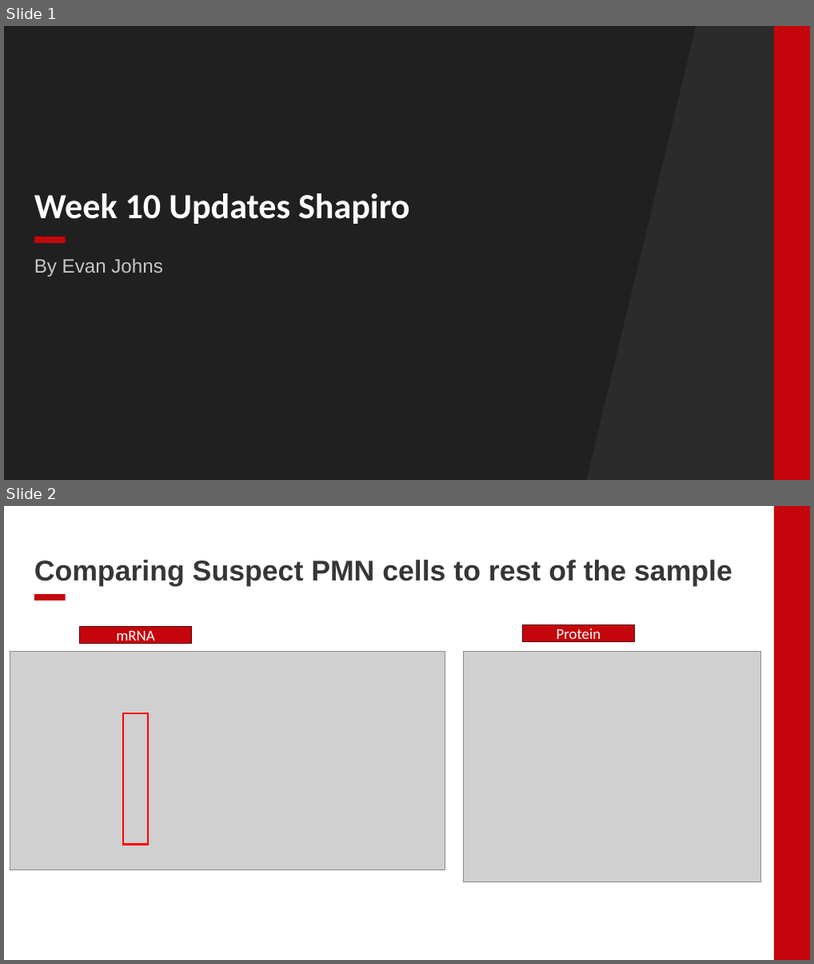
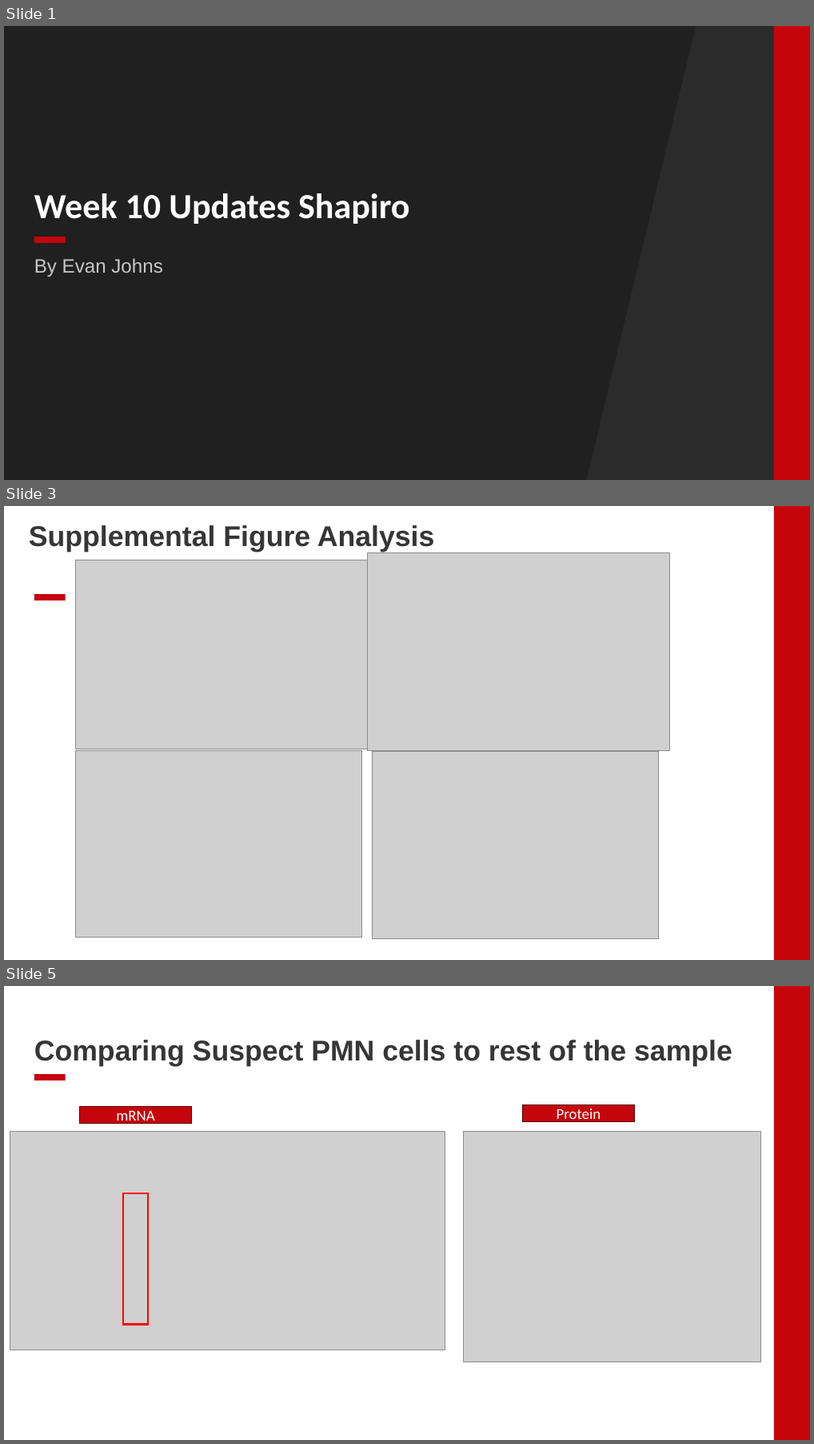
Before and after one commit to EDJohns/2025-Dinh-Lab-Research-Project, a slide deck: Shapiro 2025 Project/Weekly Updates/Week 10 Updates.pptx. Shown one above the other, each under a label of ours: slides 1 and 2 before the commit, slides 1, 3 and 5 after it; the slides between them are not shown. The pictures are 814x964 and 814x1444 pixels, drawn with LibreOffice and Linux fonts; fonts in the diff are those of the drawing; grey boxes stand for pictures; background and template pictures are left out; a plain dark background stands for a picture behind light text. Boxes give left, top, right and bottom in pixels: in the first picture for what was removed or moved away, otherwise in the second. Text is boxed around its words. In the diff, an @@ line names an element or a change of style, - is before the commit and + after.

```diff
--- a/Shapiro 2025 Project/Weekly Updates/Week 10 Updates.pptx
+++ b/Shapiro 2025 Project/Weekly Updates/Week 10 Updates.pptx
@@ slide 3 added at (4, 506, 810, 960), background #FFFFFF; not listed: 2 template elements that a slide beside it also shows @@
@@ title added at (29, 525, 435, 552), 34 pt, text #363636, bold @@
+Supplemental Figure Analysis
@@ picture added at (367, 552, 670, 751) @@
@@ picture added at (75, 560, 367, 749) @@
@@ picture added at (75, 750, 362, 936) @@
@@ picture added at (372, 752, 658, 939) @@
@@ what was slide 2 is now slide 5 @@
```
Also in this commit, not shown: 10 other slides added, 8 other files.
